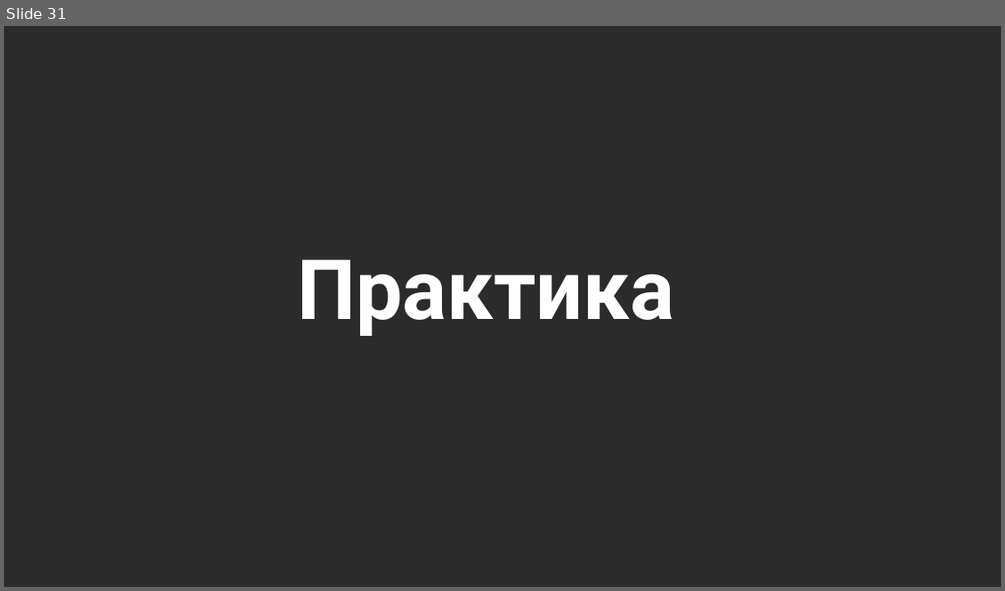
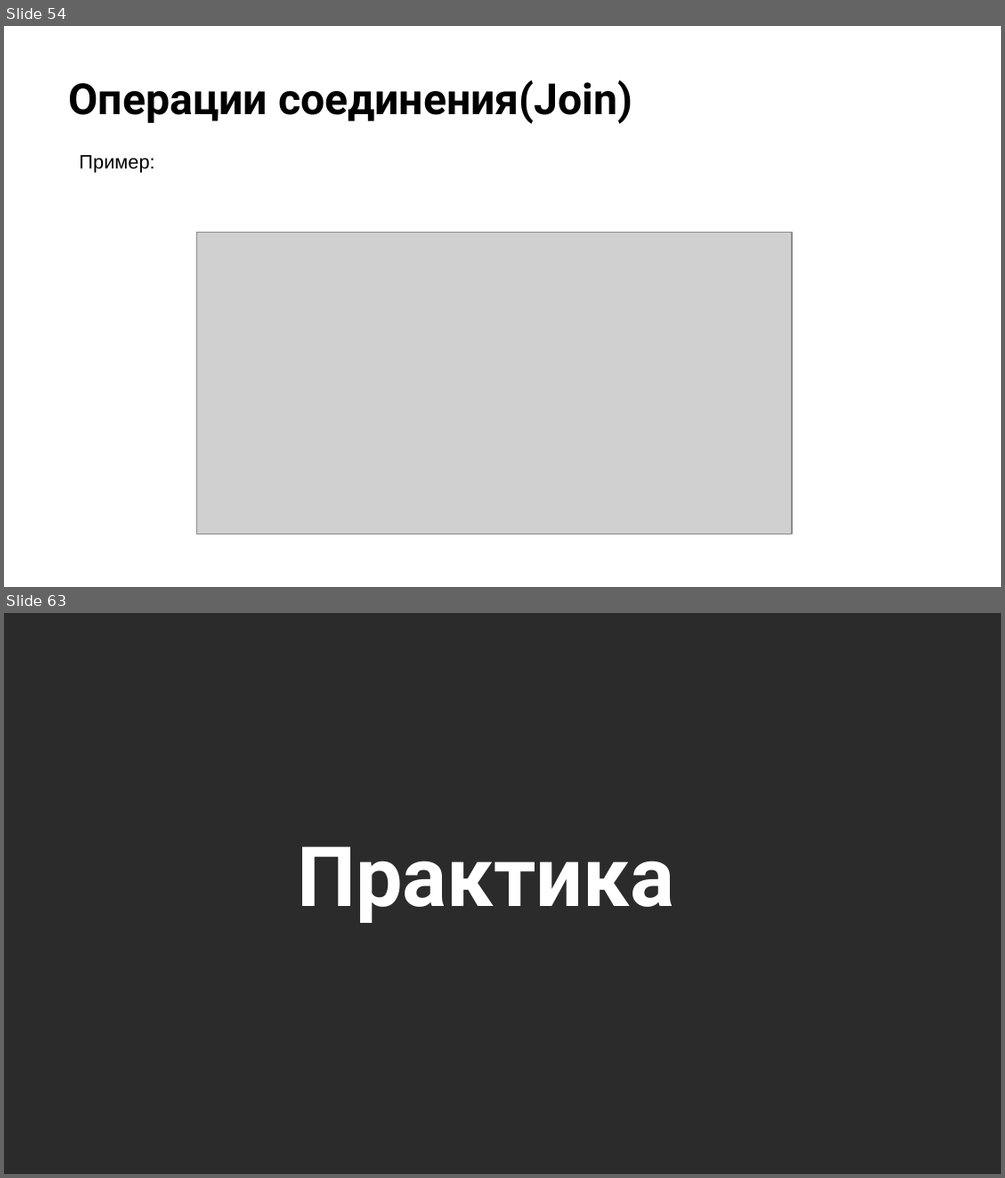
Before and after one commit to NilovPavel/OpenLessonLinq, a slide deck: LinqQueries.pptx. Shown one above the other, each under a label of ours: slide 31 before the commit, slides 54 and 63 after it; the slides between them are not shown. The pictures are 1005x591 and 1005x1178 pixels, drawn with LibreOffice and Linux fonts; fonts in the diff are those of the drawing; grey boxes stand for pictures; background and template pictures are left out; a plain dark background stands for a picture behind light text. Boxes give left, top, right and bottom in pixels: in the first picture for what was removed or moved away, otherwise in the second. Text is boxed around its words. In the diff, an @@ line names an element or a change of style, - is before the commit and + after.

```diff
--- a/LinqQueries.pptx
+++ b/LinqQueries.pptx
@@ slide 54 added at <box>4,26,1001,587</box>, background picture (left out) @@
@@ title added at <box>68,80,632,124</box>, 31 pt, text #000000, bold @@
+Операции соединения(Join)
@@ text added at <box>79,155,154,173</box>, 14 pt, text #000000 @@
+Пример:
@@ picture added at <box>196,232,792,534</box> @@
@@ what was slide 31 is now slide 63 @@
```
Also in this commit, not shown: 31 other slides added.
